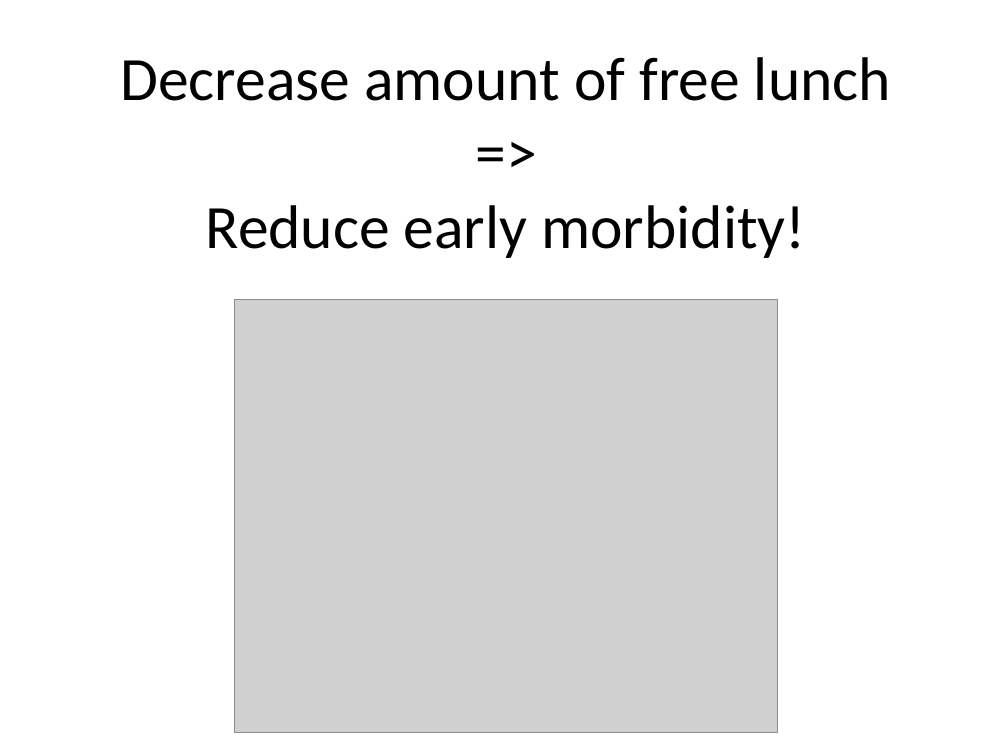
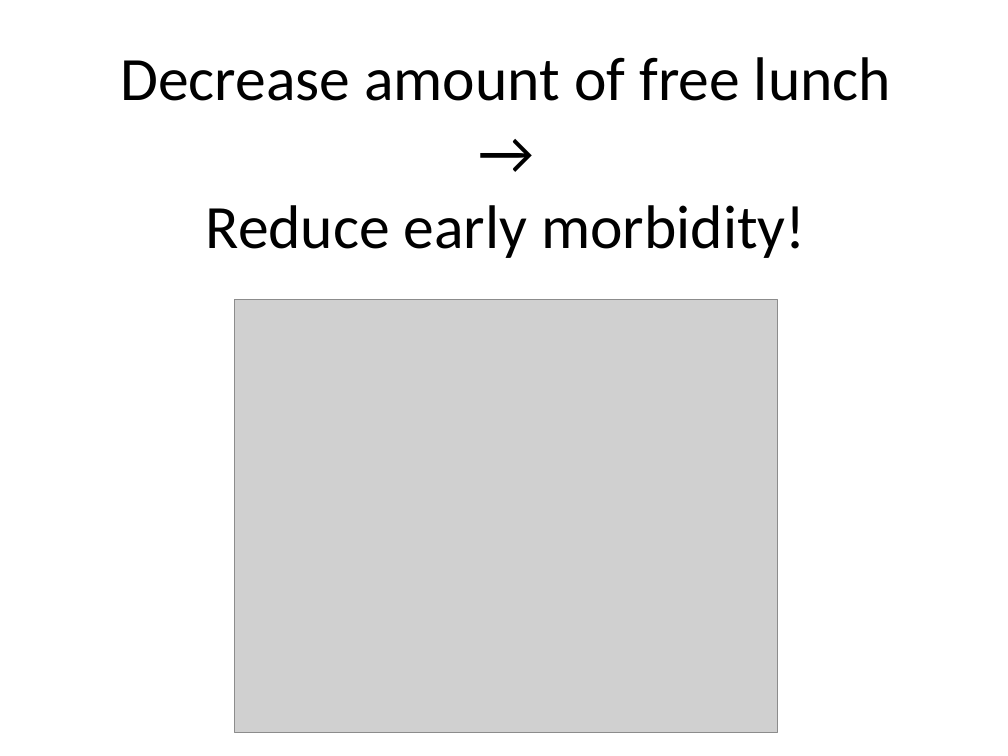
Before and after one commit to dataiap/dataiap, a slide deck: slide 32 of lectures/day3.pptx (slide 36 before the commit). Drawn at 1008x756 pixels with LibreOffice and Linux fonts; fonts in the diff are those of the drawing; grey boxes stand for pictures. Boxes give left, top, right and bottom in pixels: in the first picture for what was removed or moved away, otherwise in the second. Text is boxed around its words. In the diff, an @@ line names an element or a change of style, - is before the commit and + after.

```diff
--- a/lectures/day3.pptx
+++ b/lectures/day3.pptx
@@ text at <box>120,57,891,258</box>: text changed @@
-=>
+→
```
Also in this commit, not shown: 8 other slides changed, 6 slides added, 10 slides removed.
